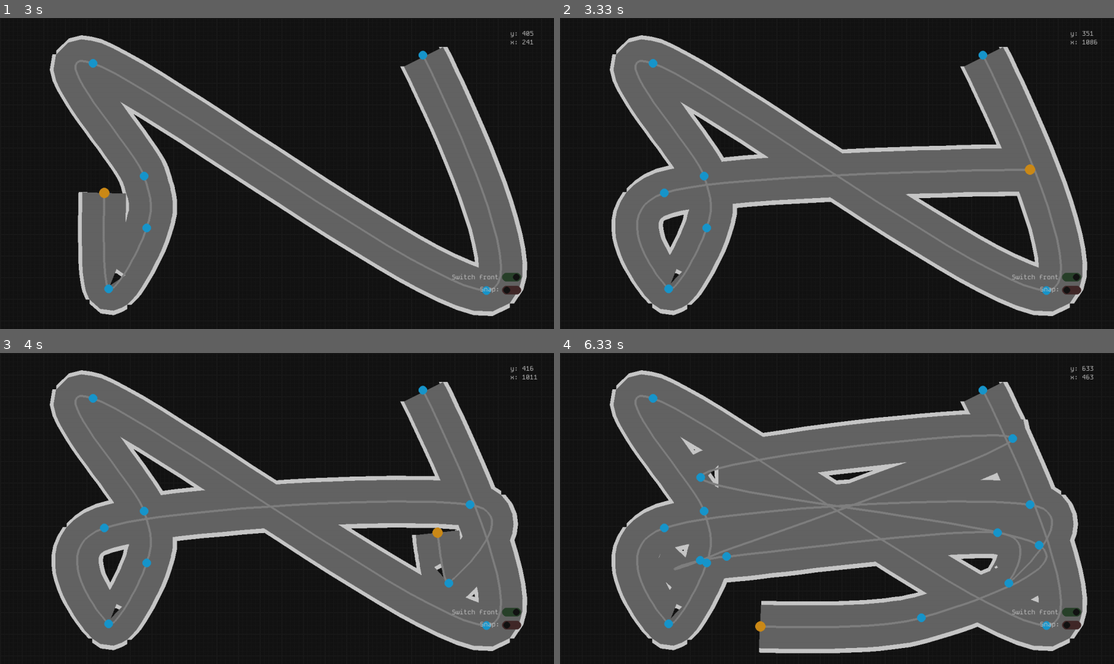
Above: before the commit, frames 1-4 (two rows, left to right).
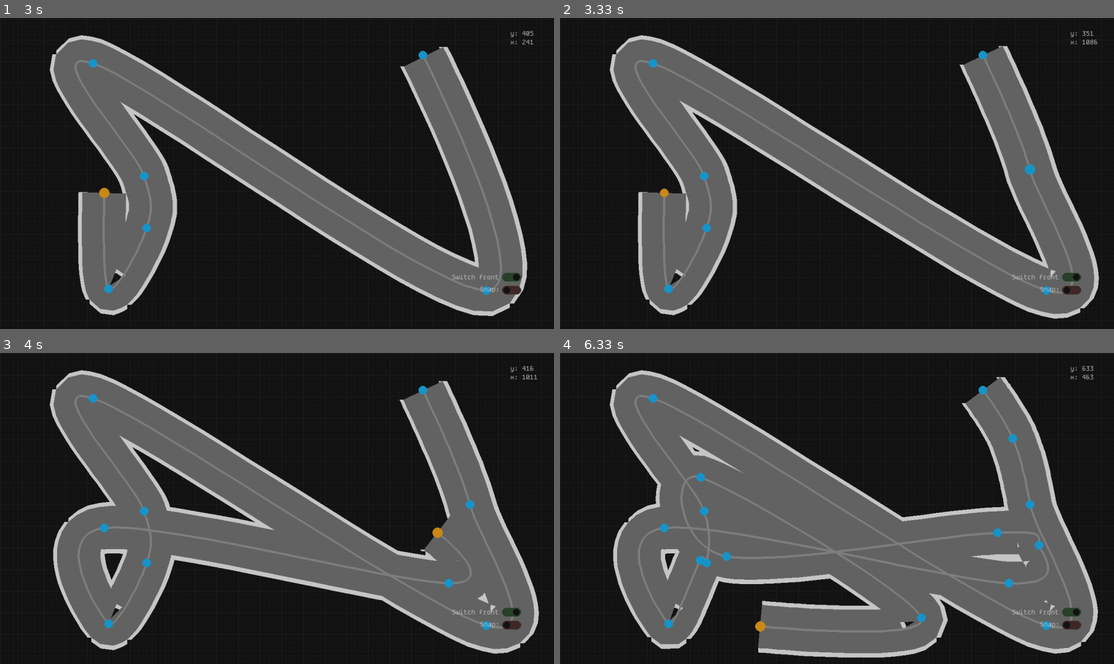
Above: after the commit, the same moments.

Repository: Raphael-W/Racing-Line
Game: pygame game, started from src/main.py
Same seed, same stepped clock (60 frames per second), same inputs: the game is played once before the commit and once after it.
Inputs (mouse positions are in pixels of both pictures, inside the frame that each line leads up to):
- Up to frame 1 (3 s): press the mouse at (277, 195) at 0.37 s; move the mouse to (210, 185) at 0.47 s; release the mouse at (144, 176) at 0.6 s; press the mouse at (277, 195) at 0.7 s; move the mouse to (188, 129) at 0.8 s; release the mouse at (94, 61) at 0.93 s; press the mouse at (277, 195) at 1.03 s; move the mouse to (382, 241) at 1.13 s; release the mouse at (487, 291) at 1.27 s; press the mouse at (277, 195) at 1.37 s; move the mouse to (349, 123) at 1.47 s; release the mouse at (421, 55) at 1.6 s; press the mouse at (509, 276) at 1.7 s; move the mouse to (404, 217) at 1.8 s; release the mouse at (299, 161) at 1.93 s; click (144, 226) at 2.05 s; click (110, 288) at 2.38 s; click (105, 192) at 2.72 s
- Up to frame 2 (3.33 s): click (1030, 170) at 3.05 s
- Up to frame 3 (4 s): click (448, 583) at 3.38 s; click (437, 533) at 3.72 s
- Up to frame 4 (6.33 s): click (726, 555) at 4.05 s; click (698, 561) at 4.38 s; click (1014, 436) at 4.72 s; click (698, 477) at 5.05 s; click (1036, 545) at 5.38 s; click (920, 617) at 5.72 s; click (759, 626) at 6.05 s

Frame 1 is identical in both runs. In frame 2, 14% of the frame differs, in the area x 9-98%, y 5-97%; in frame 3, 15%; in frame 4, 22%, in the area x 9-98%, y 5-99%.

Commit message:
Fixed not being able to place points on line when ends are switched.

Diff:
--- a/src/main.py
+++ b/src/main.py
@@ -78,12 +78,15 @@
 
         if event.type == pygame.MOUSEBUTTONDOWN and pygame.mouse.get_pressed()[0] and (mainTrack.mouseHovering is None) and (not UILayer.mouseOnLayer((mousePosX, mousePosY))):
             index = -1
+            if switchFront.value:
+                index = 0
+
             validPlacement = True
             onLine = False
             if len(mainTrack.points) >= 2:
                 onLine, nearPointIndex = mainTrack.mouseOnCurve(mousePosX - offsetPosition[0], mousePosY - offsetPosition[1], 20)
                 if onLine: index = nearPointIndex
-                if switchFront.value: index = 0
+
 
             validPlacement = not mainTrack.closed or onLine
             if validPlacement: mainTrack.add(ControlPoint(mousePosX - offsetPosition[0], mousePosY - offsetPosition[1]), index = index)
